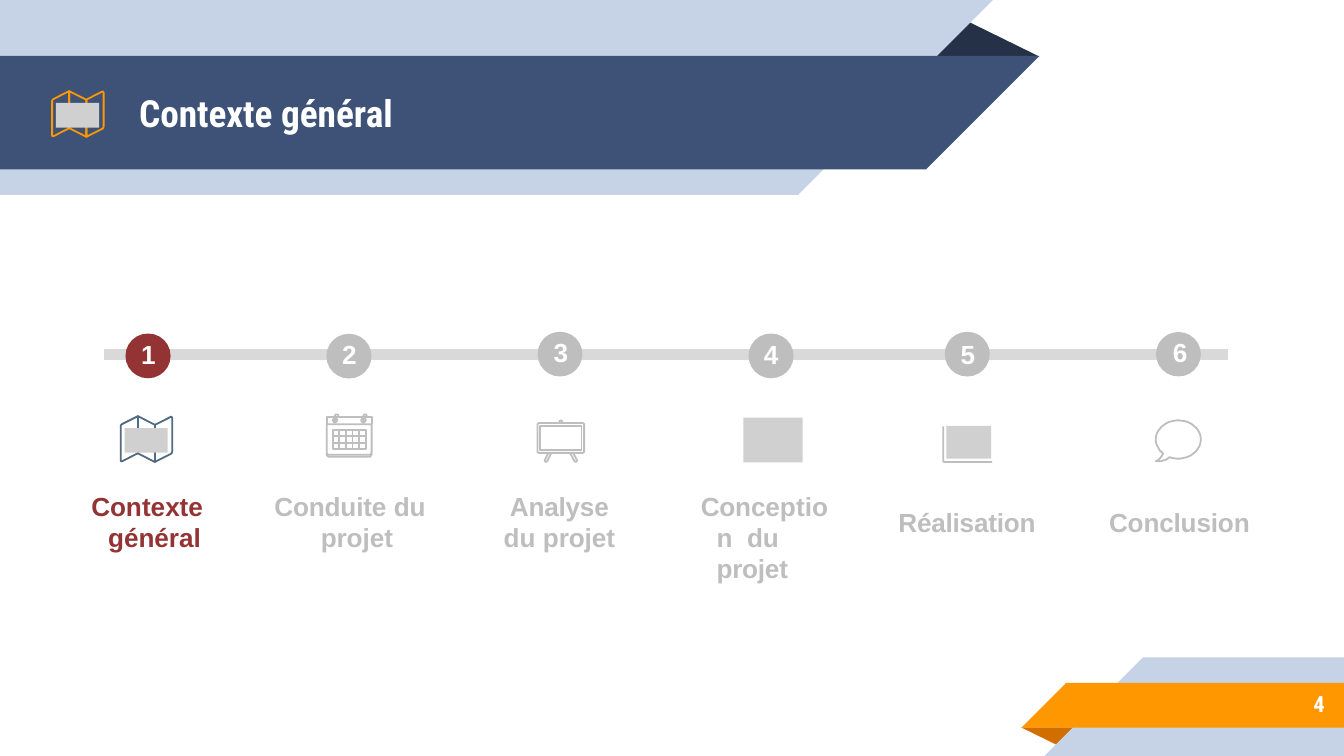
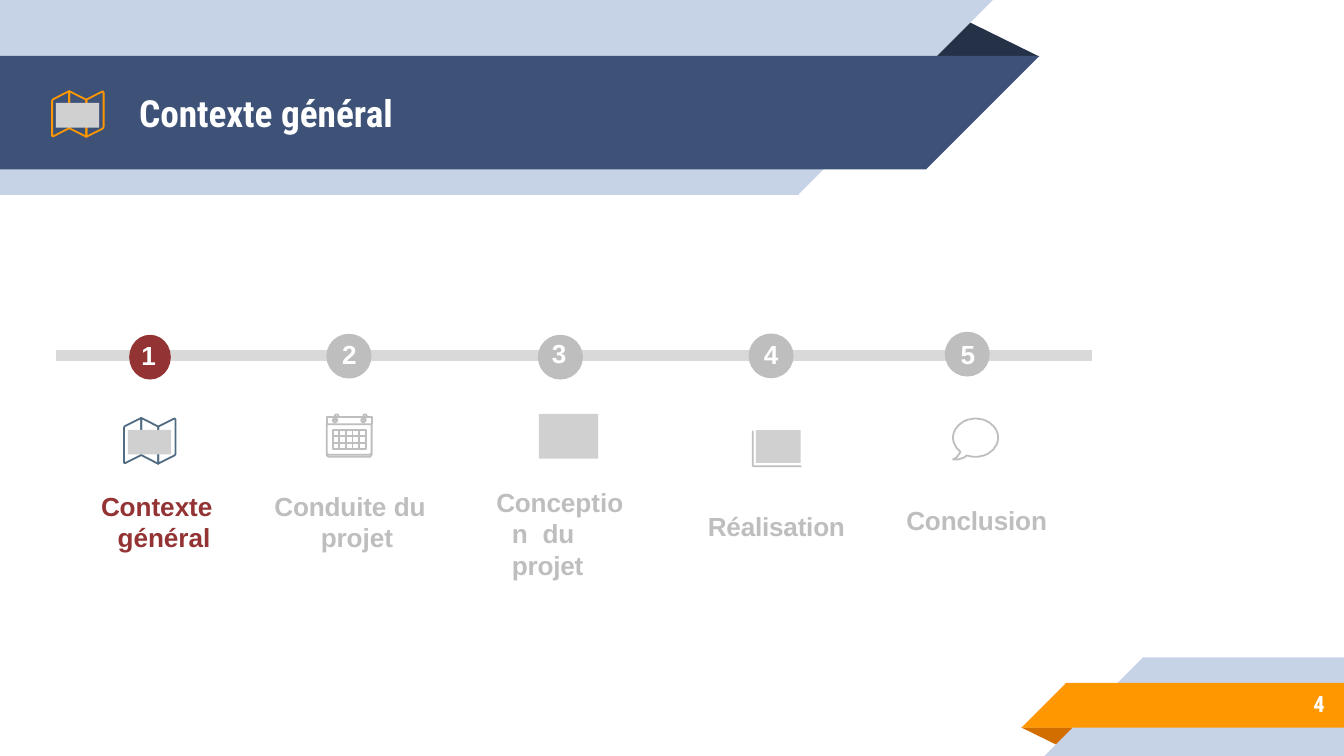
Before and after one commit to hosnidotech123/dashboard_pfe, a slide deck: slide 4 of stage pfe.pptx. Drawn at 1344x756 pixels with LibreOffice and Linux fonts; fonts in the diff are those of the drawing; grey boxes stand for pictures; background and template pictures are left out. Boxes give left, top, right and bottom in pixels: in the first picture for what was removed or moved away, otherwise in the second. Text is boxed around its words. In the diff, an @@ line names an element or a change of style, - is before the commit and + after.

```diff
--- a/stage pfe.pptx
+++ b/stage pfe.pptx
@@ freeform shape: place and size @@
-freeform shape at bbox=[567, 355, 762, 355]
+freeform shape at bbox=[55, 356, 1091, 356]
@@ freeform shape removed at bbox=[103, 355, 340, 355] @@
@@ freeform shape: place and size @@
-freeform shape at bbox=[125, 333, 171, 378]
+freeform shape at bbox=[129, 335, 171, 379]
@@ freeform shape at bbox=[538, 335, 583, 379]: outline redrawn @@
@@ freeform shape removed at bbox=[974, 355, 1172, 355] @@
@@ freeform shape removed at bbox=[1156, 332, 1200, 376] @@
@@ text removed at bbox=[1173, 344, 1188, 362] @@
-6
@@ freeform shape removed at bbox=[1185, 355, 1228, 355] @@
@@ freeform shape at bbox=[124, 418, 175, 464]: outline redrawn @@
@@ picture: place and size @@
-picture at bbox=[743, 418, 802, 462]
+picture at bbox=[539, 414, 598, 458]
@@ freeform shape: place and size @@
-freeform shape at bbox=[943, 426, 992, 462]
+freeform shape at bbox=[953, 418, 999, 460]
@@ freeform shape: place and size @@
-freeform shape at bbox=[538, 421, 585, 462]
+freeform shape at bbox=[753, 430, 801, 466]
@@ picture: place and size @@
-picture at bbox=[946, 426, 991, 458]
+picture at bbox=[755, 430, 800, 462]
@@ freeform shape removed at bbox=[1156, 421, 1202, 462] @@
@@ text "Contexte général": place and size @@
-text "Contexte général" at bbox=[91, 497, 202, 553]
+text "Contexte général" at bbox=[101, 497, 212, 553]
@@ text "Conception du projet": place and size @@
-text "Conception du projet" at bbox=[717, 528, 788, 583]
+text "Conception du projet" at bbox=[512, 524, 583, 580]
@@ text removed at bbox=[504, 497, 615, 552] @@
-Analyse du projet
@@ text "Réalisation": place and size @@
-text "Réalisation" at bbox=[898, 513, 1035, 532]
+text "Réalisation" at bbox=[708, 517, 845, 536]
@@ text "Conclusion": place and size @@
-text "Conclusion" at bbox=[1109, 513, 1250, 532]
+text "Conclusion" at bbox=[906, 511, 1047, 530]
```
Also in this commit, not shown: 18 other slides changed, 7 slides added, 11 slides removed, 4 other files.
